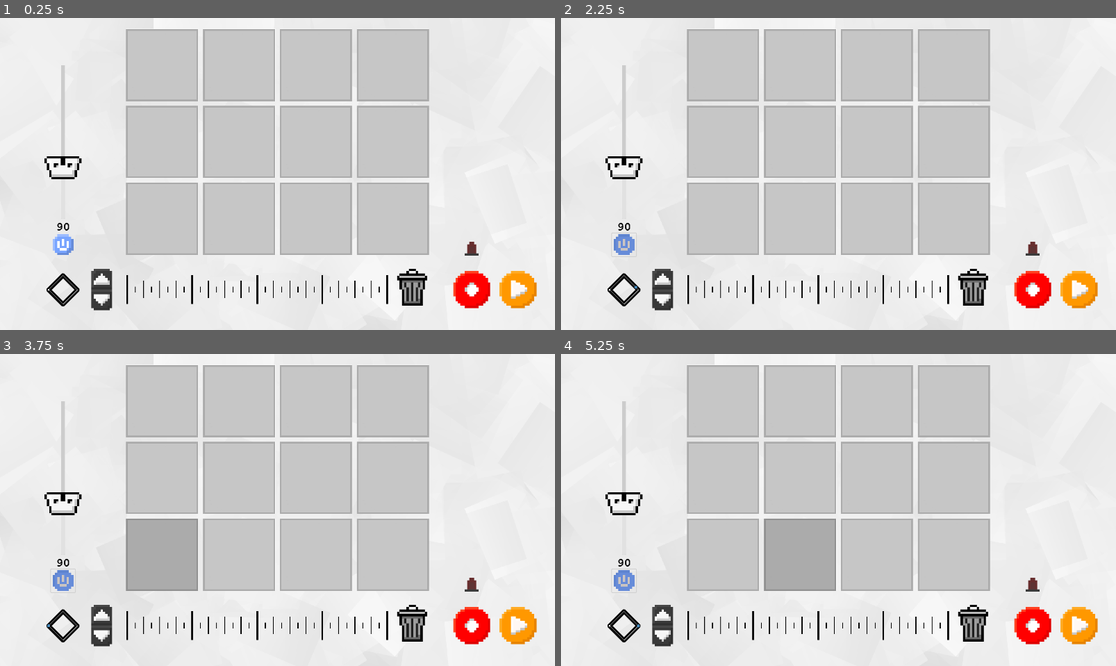
Above: before the commit, frames 1-4 (two rows, left to right).
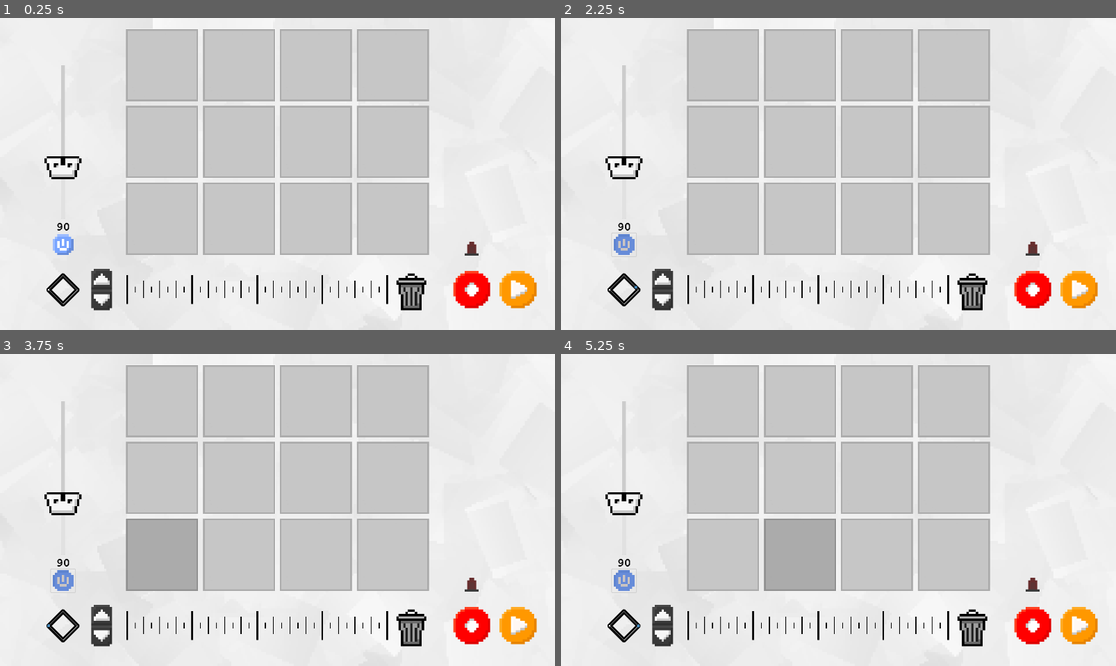
Above: after the commit, the same moments.

Repository: avery-gallant/hci-group-project
Game: Godot game, scene res://scenes/station.tscn
Same seed, same stepped clock (60 frames per second), same inputs: the game is played once before the commit and once after it.
Inputs (mouse positions are in pixels of both pictures, inside the frame that each line leads up to):
- Up to frame 1 (0.25 s): no input
- Up to frame 2 (2.25 s): click (622, 245) at 0.5 s; click (622, 245) at 1.25 s; click (622, 245) at 2 s
- Up to frame 3 (3.75 s): tap Enter at 2.75 s; move the mouse to (399, 494) at 2.77 s; click (399, 494) at 2.92 s; tap Space at 3.5 s; move the mouse to (166, 525) at 3.52 s; click (166, 525) at 3.67 s
- Up to frame 4 (5.25 s): tap Enter at 4.25 s; move the mouse to (894, 441) at 4.27 s; click (894, 441) at 4.42 s; tap Space at 5 s; move the mouse to (810, 572) at 5.02 s; click (810, 572) at 5.17 s

The runs differ from the first frame. In frame 1, 0.4% of the frame differs, in the area x 71-77%, y 80-94%; in frame 2, 0.4%; in frame 3, 0.4%; in frame 4, 0.4%.
Error in both runs: Cannot call method 'get_node' on a null value. (res://scripts/sound_loader.gd:102)

Commit message:
eef freef

Diff:
--- /dev/null
+++ b/Hci project/scenes/clear_button.gd
@@ -0,0 +1,26 @@
+extends TouchScreenButton
+
+var on = false
+var c = Image.load_from_file("res://texture/garbage.png");
+var d = Image.load_from_file("res://texture/open_garb.png");
+var closed_texture = ImageTexture.create_from_image(c);
+var open_texture = ImageTexture.create_from_image(d);
+# Called when the node enters the scene tree for the first time.
+func _ready() -> void:
+	texture_normal = closed_texture
+	texture_pressed = closed_texture
+
+
+# Called every frame. 'delta' is the elapsed time since the previous frame.
+func _process(delta: float) -> void:
+	pass
+
+
+func _on_released() -> void:
+	on=!on
+	if (on):
+		texture_normal = open_texture
+		texture_pressed = open_texture
+	else:
+		texture_normal = closed_texture
+		texture_pressed = closed_texture
--- a/Hci project/scenes/station.gd
+++ b/Hci project/scenes/station.gd
@@ -16,18 +16,10 @@
 
 # Called when the node enters the scene tree for the first time.
 func _ready() -> void:
-	$soundButtons/grid1/SoundButton.pressed.connect(notePress.bind(1))
-	$soundButtons/grid1/SoundButton2.pressed.connect(notePress.bind(2))
-	$soundButtons/grid1/SoundButton3.pressed.connect(notePress.bind(3))
-	$soundButtons/grid1/SoundButton4.pressed.connect(notePress.bind(4))
-	$soundButtons/grid1/SoundButton5.pressed.connect(notePress.bind(5))
-	$soundButtons/grid1/SoundButton6.pressed.connect(notePress.bind(6))
-	$soundButtons/grid1/SoundButton7.pressed.connect(notePress.bind(7))
-	$soundButtons/grid1/SoundButton8.pressed.connect(notePress.bind(8))
-	$soundButtons/grid1/SoundButton9.pressed.connect(notePress.bind(9))
-	$soundButtons/grid1/SoundButton10.pressed.connect(notePress.bind(10))
-	$soundButtons/grid1/SoundButton11.pressed.connect(notePress.bind(11))
-	$soundButtons/grid1/SoundButton12.pressed.connect(notePress.bind(12))
+
+	var soundButtons = $soundButtons/grid1.get_children()
+	for i in soundButtons.size():
+		soundButtons[i].pressed.connect(notePress.bind(i+1))
 
 	bpm=$metronome.bpm
 	$metronome/Timer.timeout.connect(_on_timer_timeout)
@@ -46,7 +38,11 @@
 	pass
 
 func notePress(id):
-	if (rec&&buttonArr[id-1].active):
+	if ($ClearButton.on):
+		for i in timeArr.keys():
+			timeArr[i].erase(id)
+		$tl.updateNotes(timeArr)
+	elif (rec&&buttonArr[id-1].active):
 		if(timeArr.has(noteCount)):
 			for i in timeArr[noteCount]:
 				if i == id:
@@ -83,8 +79,3 @@
 	play = false
 	$tl.doTime = rec or play
 	$tl.queue_redraw()
-
-
-func _on_clear_button_released() -> void:
-	timeArr = {}
-	$tl.updateNotes(timeArr)
--- a/Hci project/scenes/station.tscn
+++ b/Hci project/scenes/station.tscn
@@ -15,8 +15,9 @@
 [ext_resource type="Texture2D" uid="uid://cbgypx10k5bgh" path="res://texture/recordbutton_pressed.png" id="9_l8jh6"]
 [ext_resource type="Script" path="res://scenes/node_2d.gd" id="10_ex8ua"]
 [ext_resource type="Texture2D" uid="uid://c1xyobhmibo5w" path="res://texture/pausebutton_pressed.png" id="12_fkxsy"]
+[ext_resource type="Texture2D" uid="uid://c71gir076jhaw" path="res://texture/light_off.png" id="15_6oct2"]
 [ext_resource type="Texture2D" uid="uid://5ry3aoe1w4nt" path="res://texture/garbage.png" id="16_afpp7"]
-[ext_resource type="Texture2D" uid="uid://c71gir076jhaw" path="res://texture/light_off.png" id="15_6oct2"]
+[ext_resource type="Script" path="res://scenes/clear_button.gd" id="18_hpnmb"]
 
 [node name="Station" type="Node2D"]
 script = ExtResource("1_87bjf")
@@ -134,10 +135,11 @@
 [node name="ClearButton" type="TouchScreenButton" parent="."]
 position = Vector2(1358, 868)
 texture_normal = ExtResource("16_afpp7")
+script = ExtResource("18_hpnmb")
 
 [connection signal="released" from="playbackButtons/PlayButton" to="." method="_on_play_button_released"]
 [connection signal="released" from="playbackButtons/PlayButton" to="playbackButtons" method="_on_play_button_released"]
 [connection signal="pressed" from="playbackButtons/RecordButton" to="." method="_on_record_button_pressed"]
 [connection signal="released" from="playbackButtons/PauseButton" to="." method="_on_pause_button_released"]
 [connection signal="released" from="playbackButtons/PauseButton" to="playbackButtons" method="_on_pause_button_released"]
-[connection signal="released" from="ClearButton" to="." method="_on_clear_button_released"]
+[connection signal="released" from="ClearButton" to="ClearButton" method="_on_released"]
--- a/Hci project/scripts/sound_loader.gd
+++ b/Hci project/scripts/sound_loader.gd
@@ -109,7 +109,6 @@
 		var file = path + name.replace("_", ".")
 		loadSound.emit(file)
 		get_parent().self_modulate = colour
-		print(i)
 
 func onEntered(name: String):
 	var file = path + name.replace("_", ".")
Not shown: 1 places in Hci project/default_bus_layout.tres that only renumber resources
Not shown: 1 places in Hci project/scenes/station.tscn that only renumber resources
Binary file changed: Hci project/texture/background.png
Binary file changed: Hci project/texture/garbage.png
Binary file added: Hci project/texture/open_garb.png
Not shown, added: Hci project/texture/open_garb.png.import
